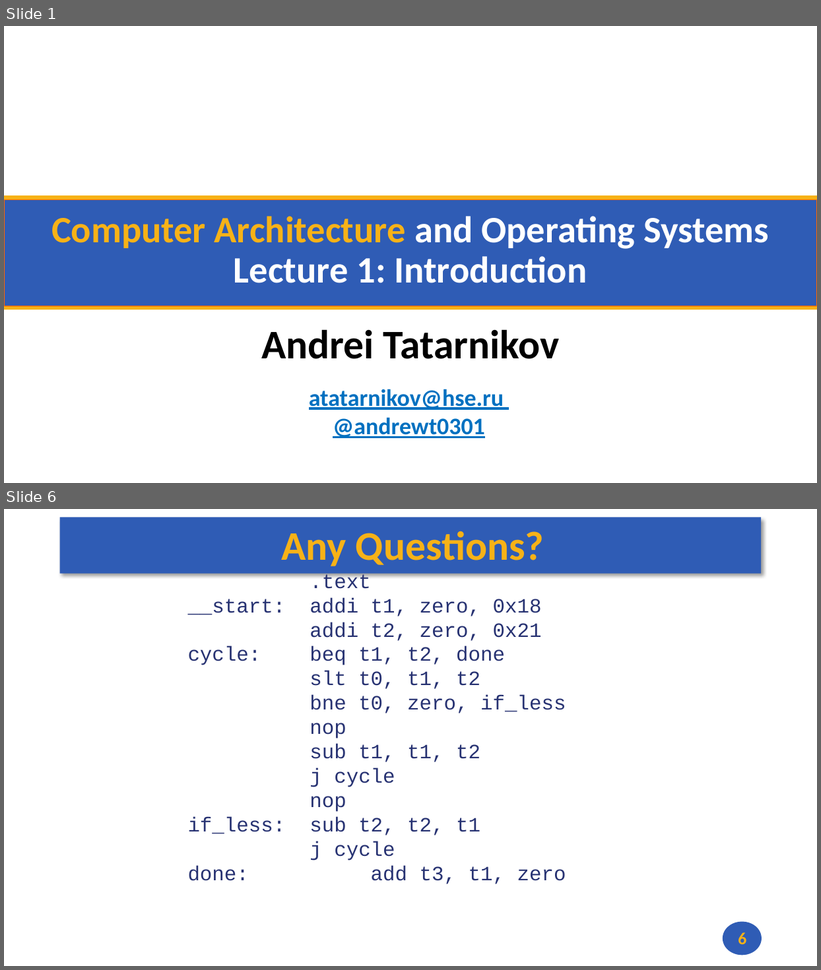
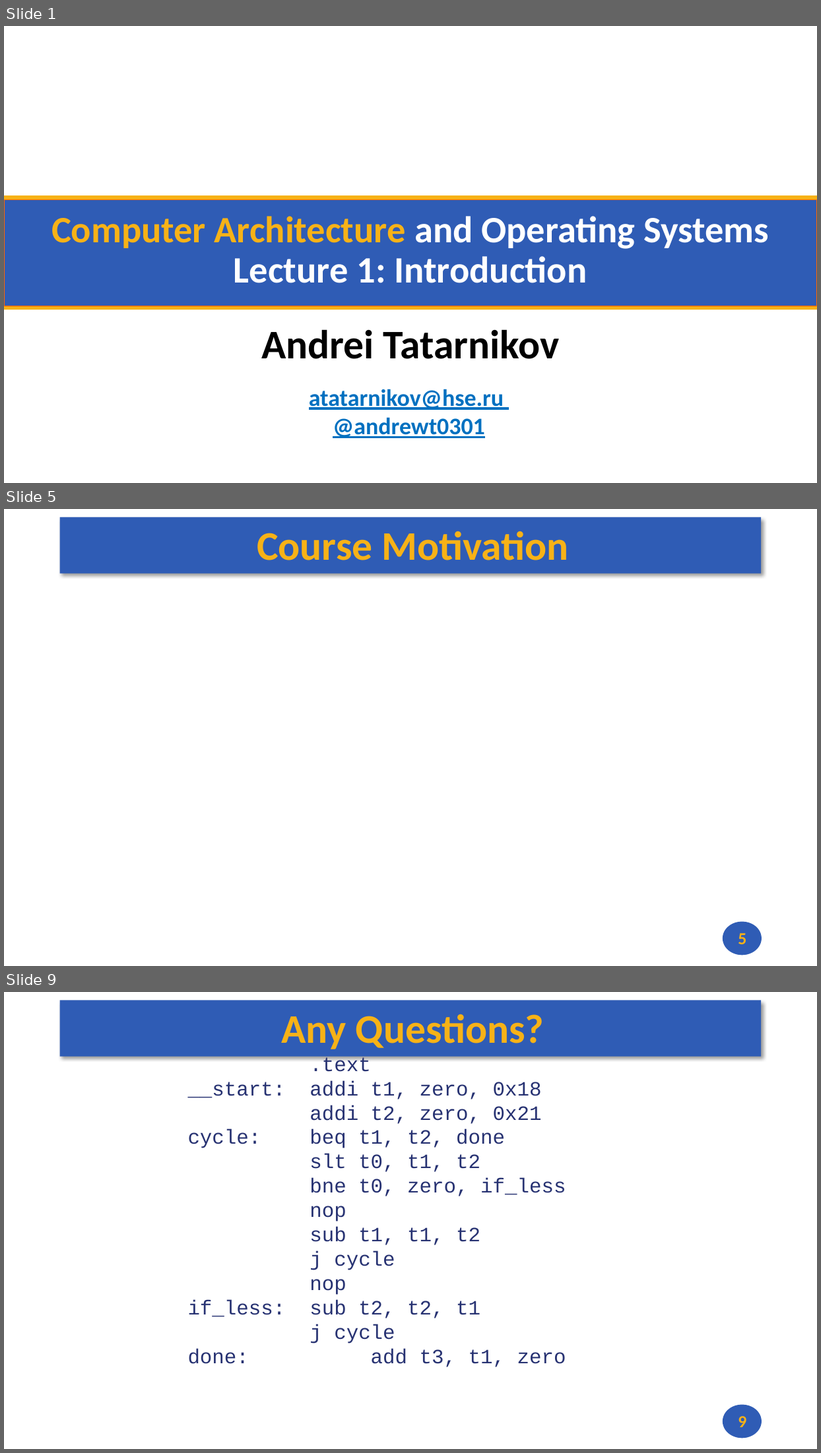
Before and after one commit to andrewt0301/hse-acos-course, a slide deck: docs/part1ca/01_Introduction/CA_Lecture_01.pptx. Shown one above the other, each under a label of ours: slides 1 and 6 before the commit, slides 1, 5 and 9 after it; the slides between them are not shown. The pictures are 821x970 and 821x1453 pixels, drawn with LibreOffice and Linux fonts; fonts in the diff are those of the drawing; background and template pictures are left out. Boxes give left, top, right and bottom in pixels: in the first picture for what was removed or moved away, otherwise in the second. Text is boxed around its words. In the diff, an @@ line names an element or a change of style, - is before the commit and + after.

```diff
--- a/docs/part1ca/01_Introduction/CA_Lecture_01.pptx
+++ b/docs/part1ca/01_Introduction/CA_Lecture_01.pptx
@@ slide 5 added at <box>4,509,817,966</box>, background #FFFFFF; not listed: 2 template elements that a slide beside it also shows @@
@@ title added at <box>257,531,568,560</box>, 48 pt, text #F7B217, bold @@
+Course Motivation
@@ page number added at <box>738,933,746,945</box>, 20 pt, text #F7B217, bold @@
+5
@@ what was slide 6 is now slide 9 @@
@@ page number at <box>738,1416,746,1428</box>: text changed @@
-6
+9
```
Also in this commit, not shown: 4 slides changed, 2 other slides added, 1 other file.
